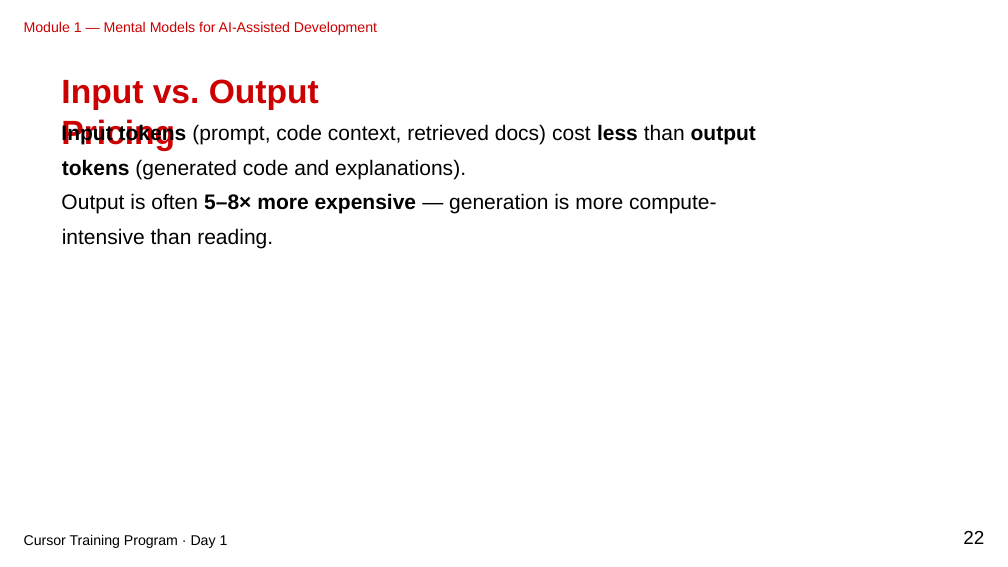
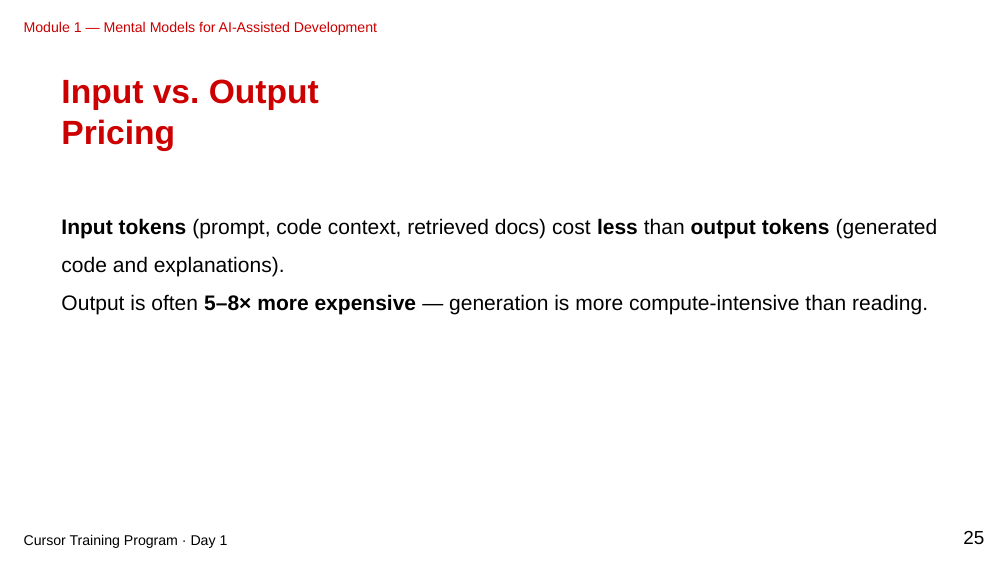
Before and after one commit to gjkaur/cursor_documentation, a slide deck: slide 25 of slides/module-01-marp-editable-clean.pptx (slide 22 before the commit). Drawn at 1008x567 pixels with LibreOffice and Linux fonts; fonts in the diff are those of the drawing. Boxes give left, top, right and bottom in pixels: in the first picture for what was removed or moved away, otherwise in the second. Text is boxed around its words. In the diff, an @@ line names an element or a change of style, - is before the commit and + after.

```diff
--- a/slides/module-01-marp-editable-clean.pptx
+++ b/slides/module-01-marp-editable-clean.pptx
@@ text removed at bbox=[61, 123, 756, 144] @@
-Input tokens (prompt, code context, retrieved docs) cost less than output
@@ text removed at bbox=[62, 159, 466, 179] @@
-tokens (generated code and explanations).
@@ text at bbox=[61, 218, 938, 314]: text changed @@
-Output is often 5–8× more expensive — generation is more compute-
+Input tokens (prompt, code context, retrieved docs) cost less than output tokens (generated code and explanations).
+Output is often 5–8× more expensive — generation is more compute-intensive than reading.
@@ text removed at bbox=[62, 228, 273, 248] @@
-intensive than reading.
@@ text at bbox=[963, 530, 984, 544]: text changed @@
-22
+25
```
Also in this commit, not shown: 49 other slides changed, 7 slides added, 36 other files.
